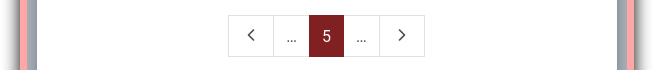
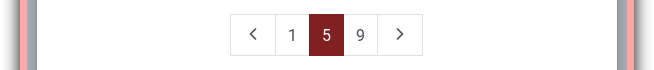
Layers edited between the first and the second 654×70 image:
renamed "frame-05 (1000ms)" to "frame-06 (1000ms)", painted on it over (x1=228, y1=14, x2=425, y2=57)
renamed "frame-04 (1000ms)" to "frame-05 (1000ms)", painted on it over (x1=228, y1=14, x2=425, y2=57)
renamed "frame-03 (1000ms)" to "frame-04 (1000ms)", painted on it over (x1=228, y1=14, x2=425, y2=57)
renamed "frame-02 (1000ms)" to "frame-03 (1000ms)", painted on it over (x1=228, y1=14, x2=425, y2=57)
added layer "frame-02 (1000ms)" above "frame-01 (1500ms)" over (x1=228, y1=14, x2=425, y2=57)
painted on "frame-01 (1500ms)" over (x1=228, y1=14, x2=425, y2=57)
